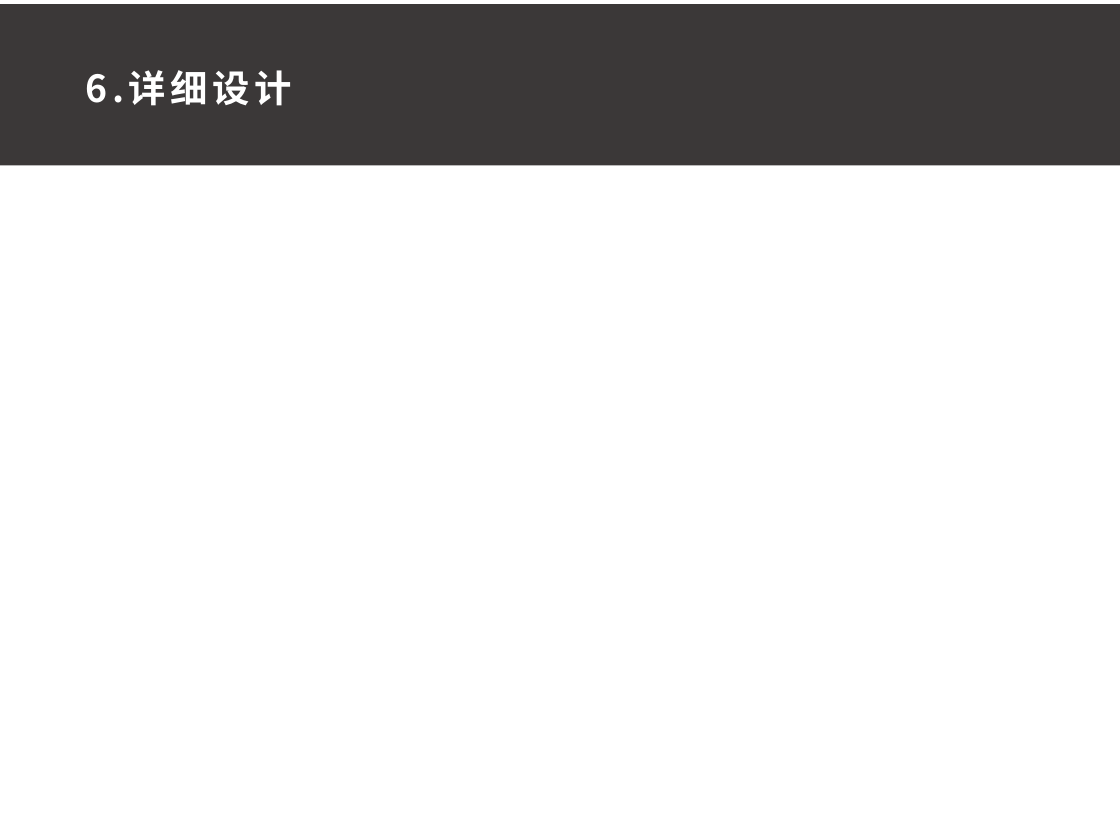
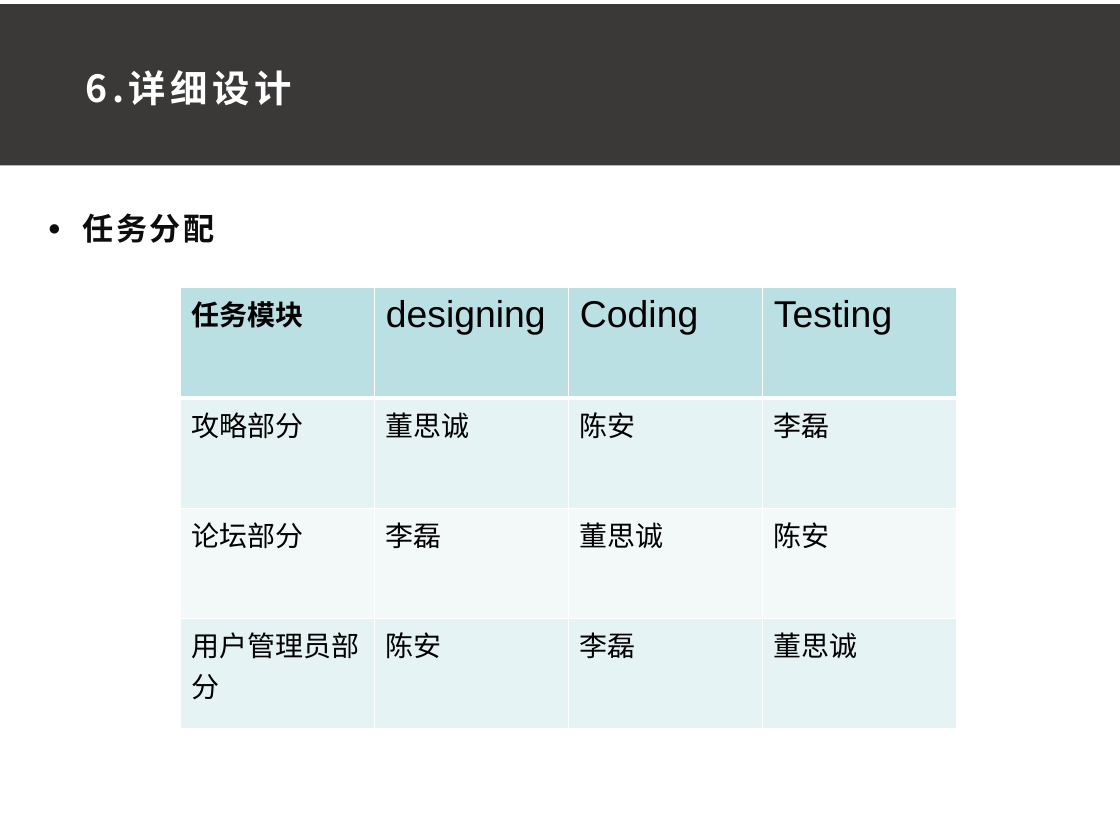
Before and after one commit to ConstanTWT/SE2020-G01, a slide deck: slide 10 of 总体设计/G01小组总体设计PPT0.1.pptx. Drawn at 1120x840 pixels with LibreOffice and Linux fonts; fonts in the diff are those of the drawing. Boxes give left, top, right and bottom in pixels: in the first picture for what was removed or moved away, otherwise in the second. Text is boxed around its words. In the diff, an @@ line names an element or a change of style, - is before the commit and + after.

```diff
--- a/总体设计/G01小组总体设计PPT0.1.pptx
+++ b/总体设计/G01小组总体设计PPT0.1.pptx
@@ text added at (x1=83, y1=213, x2=215, y2=243), 20 pt, text #0D0D0D, bold @@
+● 任务分配
@@ table added at (x1=180, y1=288, x2=955, y2=729), 4 rows, 4 columns @@
+任务模块 | designing | Coding | Testing
+攻略部分 | 董思诚 | 陈安 | 李磊
+论坛部分 | 李磊 | 董思诚 | 陈安
+用户管理员部分 | 陈安 | 李磊 | 董思诚
```
Also in this commit, not shown: 1 other file.
